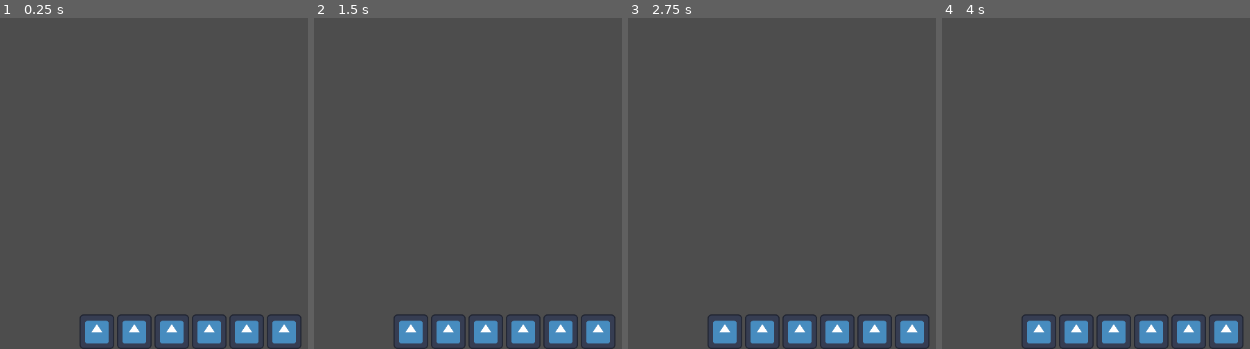
Above: before the commit, frames 1-4 (left to right).
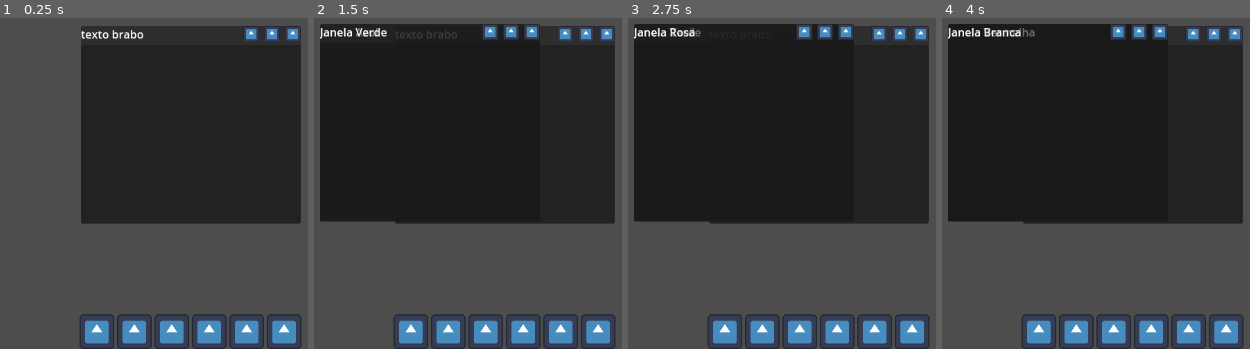
Above: after the commit, the same moments.

Repository: Leonardolucas09/jogo-de-terror
Game: Godot game, scene res://Cenas/CenaPC.tscn
Two runs of this game, one before a commit and one after it. Both use one fixed random seed, a clock stepped at 60 frames per second and the inputs below. The engine's default icon, where the game draws it, is replaced by a stand-in: a white triangle on a blue panel in a dark square.
Inputs (mouse positions are in pixels of both pictures, inside the frame that each line leads up to):
- Up to frame 1 (0.25 s): no input
- Up to frame 2 (1.5 s): click (409, 332) at 0.5 s; click (449, 332) at 1.25 s
- Up to frame 3 (2.75 s): click (800, 332) at 2 s
- Up to frame 4 (4 s): click (1151, 332) at 2.75 s; click (1188, 332) at 3.5 s

The runs differ from the first frame. In frame 1, 42% of the frame differs, in the area x 26-98%, y 2-63%; in frame 2, 57%; in frame 3, 57%, in the area x 1-98%, y 1-63%; in frame 4, 57%.

Commit message:
Criacao de sistema de Janelas

Diff:
--- a/Cenas/CenaPC.tscn
+++ b/Cenas/CenaPC.tscn
@@ -7,6 +7,7 @@
 [ext_resource type="Texture2D" uid="uid://bee5l7ww4tvmh" path="res://sprites/icon_red.svg" id="5_6lk87"]
 [ext_resource type="Texture2D" uid="uid://cgscbwmttdfv5" path="res://sprites/icon_white.svg" id="6_4dmjl"]
 [ext_resource type="Texture2D" uid="uid://choo32ob3c0wp" path="res://sprites/icon_yellow.svg" id="7_6awxa"]
+[ext_resource type="PackedScene" uid="uid://ctf1rx04hb2ln" path="res://Recursos/JanelaPadrao.tscn" id="8_6hu23"]
 
 [node name="Control" type="Control"]
 layout_mode = 3
@@ -27,7 +28,7 @@
 grow_vertical = 0
 alignment = 1
 
-[node name="Icons" type="TextureButton" parent="HBoxContainer"]
+[node name="Icons" type="TextureButton" parent="HBoxContainer" node_paths=PackedStringArray("node_janelas")]
 custom_minimum_size = Vector2(50, 50)
 layout_mode = 2
 texture_normal = ExtResource("1_hr8ix")
@@ -35,9 +36,10 @@
 stretch_mode = 0
 script = ExtResource("2_s4n2h")
 Name = "Janela Azul"
+node_janelas = NodePath("../../Janelas")
 metadata/_custom_type_script = "uid://3r8wx5wg8psd"
 
-[node name="Icons2" type="TextureButton" parent="HBoxContainer"]
+[node name="Icons2" type="TextureButton" parent="HBoxContainer" node_paths=PackedStringArray("node_janelas")]
 custom_minimum_size = Vector2(50, 50)
 layout_mode = 2
 texture_normal = ExtResource("3_w2ah8")
@@ -45,9 +47,10 @@
 stretch_mode = 0
 script = ExtResource("2_s4n2h")
 Name = "Janela Verde"
+node_janelas = NodePath("../../Janelas")
 metadata/_custom_type_script = "uid://3r8wx5wg8psd"
 
-[node name="Icons3" type="TextureButton" parent="HBoxContainer"]
+[node name="Icons3" type="TextureButton" parent="HBoxContainer" node_paths=PackedStringArray("node_janelas")]
 custom_minimum_size = Vector2(50, 50)
 layout_mode = 2
 texture_normal = ExtResource("4_6hu23")
@@ -55,9 +58,10 @@
 stretch_mode = 0
 script = ExtResource("2_s4n2h")
 Name = "Janela Rosa"
+node_janelas = NodePath("../../Janelas")
 metadata/_custom_type_script = "uid://3r8wx5wg8psd"
 
-[node name="Icons4" type="TextureButton" parent="HBoxContainer"]
+[node name="Icons4" type="TextureButton" parent="HBoxContainer" node_paths=PackedStringArray("node_janelas")]
 custom_minimum_size = Vector2(50, 50)
 layout_mode = 2
 texture_normal = ExtResource("5_6lk87")
@@ -65,9 +69,10 @@
 stretch_mode = 0
 script = ExtResource("2_s4n2h")
 Name = "Janela Vermelha"
+node_janelas = NodePath("../../Janelas")
 metadata/_custom_type_script = "uid://3r8wx5wg8psd"
 
-[node name="Icons5" type="TextureButton" parent="HBoxContainer"]
+[node name="Icons5" type="TextureButton" parent="HBoxContainer" node_paths=PackedStringArray("node_janelas")]
 custom_minimum_size = Vector2(50, 50)
 layout_mode = 2
 texture_normal = ExtResource("6_4dmjl")
@@ -75,9 +80,10 @@
 stretch_mode = 0
 script = ExtResource("2_s4n2h")
 Name = "Janela Branca"
+node_janelas = NodePath("../../Janelas")
 metadata/_custom_type_script = "uid://3r8wx5wg8psd"
 
-[node name="Icons6" type="TextureButton" parent="HBoxContainer"]
+[node name="Icons6" type="TextureButton" parent="HBoxContainer" node_paths=PackedStringArray("node_janelas")]
 custom_minimum_size = Vector2(50, 50)
 layout_mode = 2
 texture_normal = ExtResource("7_6awxa")
@@ -85,4 +91,24 @@
 stretch_mode = 0
 script = ExtResource("2_s4n2h")
 Name = "Janela Amarela"
+node_janelas = NodePath("../../Janelas")
 metadata/_custom_type_script = "uid://3r8wx5wg8psd"
+
+[node name="Janela" parent="." instance=ExtResource("8_6hu23")]
+layout_mode = 1
+anchors_preset = 8
+anchor_left = 0.5
+anchor_top = 0.5
+anchor_right = 0.5
+anchor_bottom = 0.5
+offset_left = -158.5
+offset_top = -142.5
+offset_right = 158.5
+offset_bottom = 142.5
+grow_horizontal = 2
+grow_vertical = 2
+
+[node name="Janelas" type="Control" parent="."]
+anchors_preset = 0
+offset_right = 40.0
+offset_bottom = 40.0
--- /dev/null
+++ b/Cenas/janelaPadrao.gd
@@ -0,0 +1,18 @@
+extends PanelContainer
+
+@export var Titulo : Label
+var offset : Vector2
+
+func _criado(name="sem Nome"):
+	Titulo.text = name
+
+func _on_fechar_icone_button_down() -> void:
+	queue_free()
+
+func _get_drag_data(at_position: Vector2) -> Variant:
+	offset = get_local_mouse_position()
+	return self
+
+func _can_drop_data(at_position: Vector2, data: Variant) -> bool:
+	position = get_global_mouse_position() - offset
+	return true
--- /dev/null
+++ b/Recursos/JanelaPadrao.tscn
@@ -0,0 +1,60 @@
+[gd_scene load_steps=5 format=3 uid="uid://ctf1rx04hb2ln"]
+
+[ext_resource type="Script" uid="uid://d22ndn8yq0urn" path="res://Cenas/janelaPadrao.gd" id="1_cekff"]
+[ext_resource type="Texture2D" uid="uid://cgscbwmttdfv5" path="res://sprites/icon_white.svg" id="2_nowvy"]
+[ext_resource type="Texture2D" uid="uid://dw4jbrduipofc" path="res://sprites/icon_blue.svg" id="3_42s2y"]
+[ext_resource type="Texture2D" uid="uid://bee5l7ww4tvmh" path="res://sprites/icon_red.svg" id="4_fqa4v"]
+
+[node name="Janela" type="PanelContainer" node_paths=PackedStringArray("Titulo")]
+clip_contents = true
+offset_left = 310.0
+offset_top = 179.0
+offset_right = 627.0
+offset_bottom = 464.0
+script = ExtResource("1_cekff")
+Titulo = NodePath("VBoxContainer/HBoxContainer/Titulo")
+
+[node name="VBoxContainer" type="VBoxContainer" parent="."]
+layout_mode = 2
+theme_override_constants/separation = 4
+
+[node name="HBoxContainer" type="HBoxContainer" parent="VBoxContainer"]
+layout_mode = 2
+theme_override_constants/separation = 7
+alignment = 2
+
+[node name="Titulo" type="Label" parent="VBoxContainer/HBoxContainer"]
+layout_mode = 2
+size_flags_horizontal = 3
+text = "texto brabo"
+
+[node name="MinimizarIcone" type="TextureButton" parent="VBoxContainer/HBoxContainer"]
+custom_minimum_size = Vector2(23, 0)
+layout_mode = 2
+size_flags_horizontal = 8
+texture_normal = ExtResource("2_nowvy")
+ignore_texture_size = true
+stretch_mode = 0
+
+[node name="MaximizarIcone" type="TextureButton" parent="VBoxContainer/HBoxContainer"]
+custom_minimum_size = Vector2(23, 0)
+layout_mode = 2
+texture_normal = ExtResource("3_42s2y")
+ignore_texture_size = true
+stretch_mode = 0
+
+[node name="FecharIcone" type="TextureButton" parent="VBoxContainer/HBoxContainer"]
+custom_minimum_size = Vector2(23, 0)
+layout_mode = 2
+texture_normal = ExtResource("4_fqa4v")
+ignore_texture_size = true
+stretch_mode = 0
+
+[node name="PanelContainer" type="PanelContainer" parent="VBoxContainer"]
+layout_mode = 2
+size_flags_vertical = 3
+
+[node name="ScrollContainer" type="ScrollContainer" parent="VBoxContainer/PanelContainer"]
+layout_mode = 2
+
+[connection signal="button_down" from="VBoxContainer/HBoxContainer/FecharIcone" to="." method="_on_fechar_icone_button_down"]
--- a/Scripts/Icons.gd
+++ b/Scripts/Icons.gd
@@ -2,8 +2,8 @@
 class_name Icons
 
 @export var Name : String
-@export var Janela : Control
-@export var Botao : TextureButton
+var JanelaPadrao = preload("res://Recursos/JanelaPadrao.tscn")
+@export var node_janelas : Control
 
 func _init(p_name = "Null"):
 	Name = p_name
@@ -13,3 +13,6 @@
 
 func _callNameButton():
 	print("Nome do botao é ", Name)
+	var janela = JanelaPadrao.instantiate()
+	node_janelas.add_child(janela)
+	janela._criado(Name)
Not shown: 1 places in Cenas/CenaPC.tscn that only renumber resources
Not shown, added: Cenas/janelaPadrao.gd.uid
